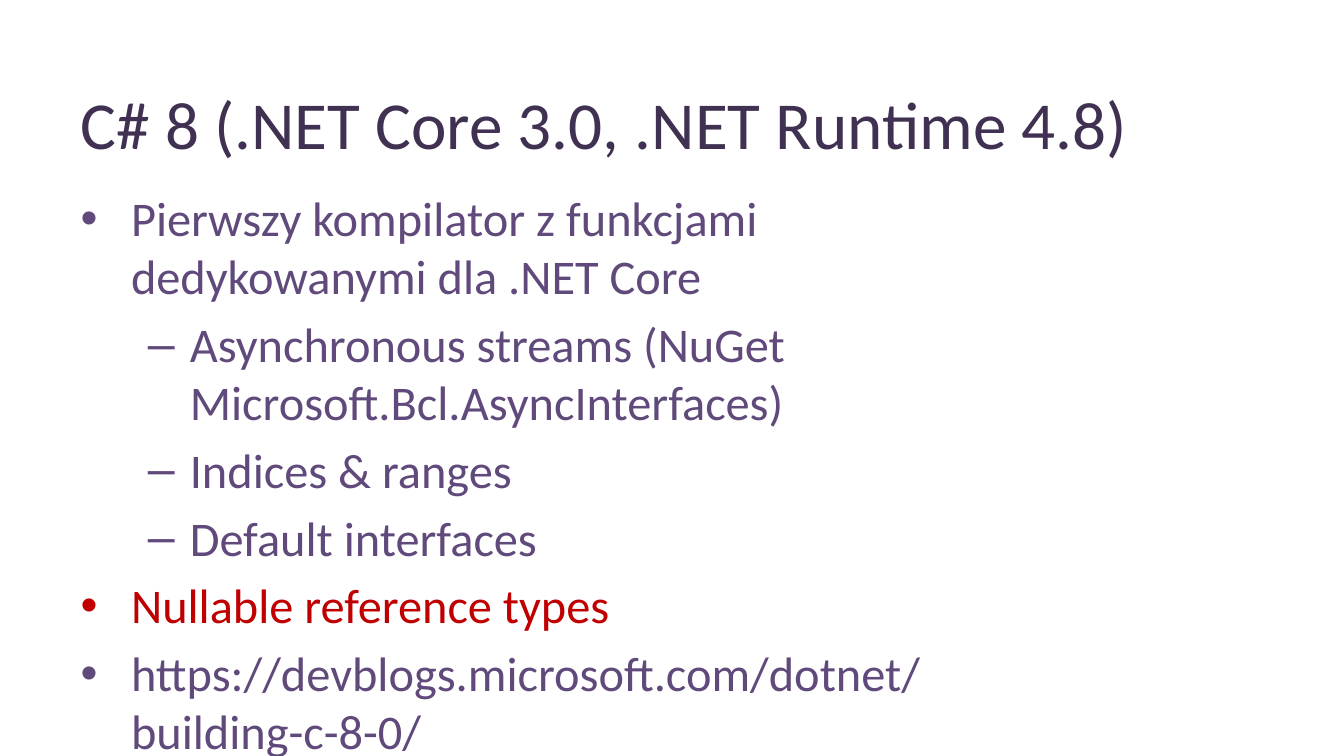
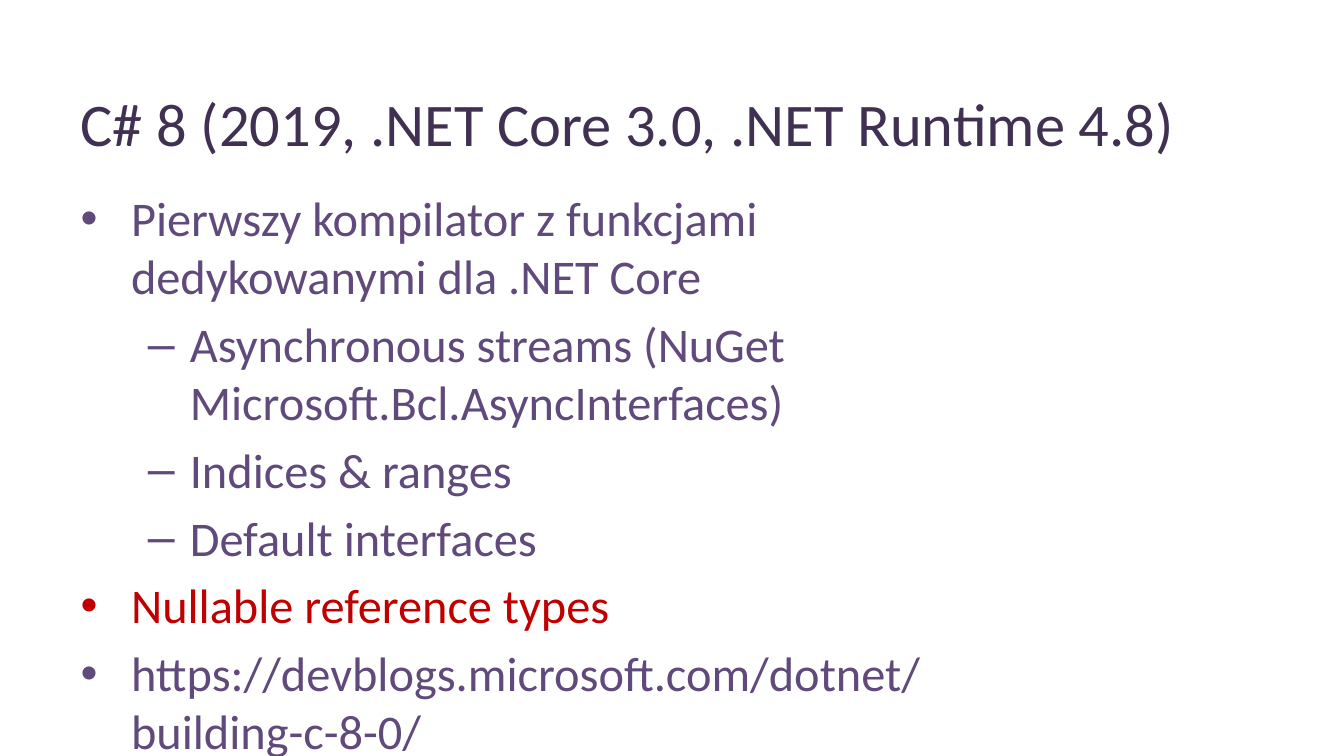
Before and after one commit to wozni/CSharpQuoVadis, a slide deck: slide 16 of docs/C# Quo vadis v2.pptx. Drawn at 1344x756 pixels with LibreOffice and Linux fonts; fonts in the diff are those of the drawing; background and template pictures are left out. Boxes give left, top, right and bottom in pixels: in the first picture for what was removed or moved away, otherwise in the second. Text is boxed around its words. In the diff, an @@ line names an element or a change of style, - is before the commit and + after.

```diff
--- a/docs/C# Quo vadis v2.pptx
+++ b/docs/C# Quo vadis v2.pptx
@@ title at [81, 102, 1174, 154]: text changed; size 36 to 32.4 pt @@
-C# 8 (.NET Core 3.0, .NET Runtime 4.8)
+C# 8 (2019, .NET Core 3.0, .NET Runtime 4.8)
```
Also in this commit, not shown: 3 other slides changed, 3 slides added, 5 slides removed, 5 other files.
